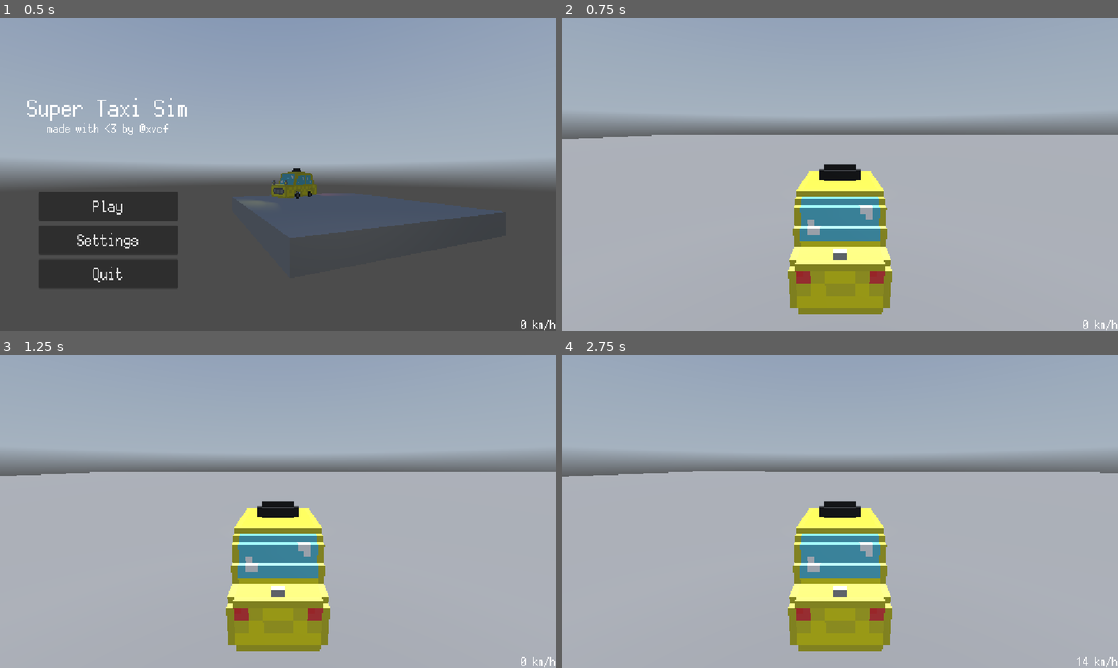
Above: before the commit, frames 1-4 (two rows, left to right).
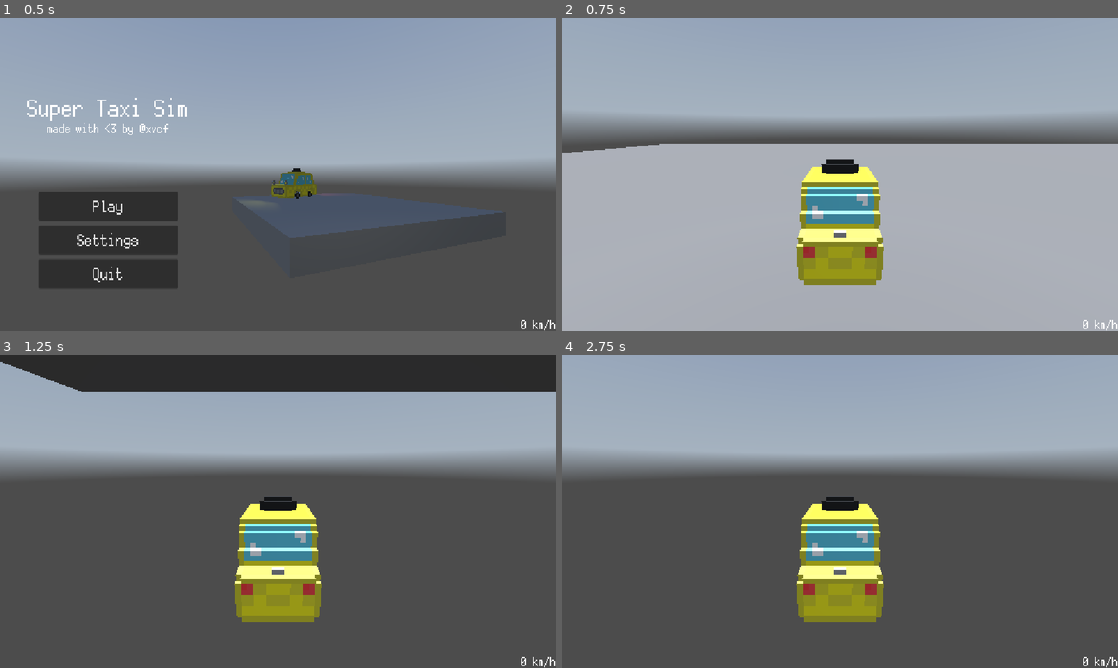
Above: after the commit, the same moments.

Repository: RafaeloxMC/super-taxi-sim
Game: Godot game, scene res://scenes/main_menu.tscn
The game is run twice, just before and just after one commit, with the same random seed, the same clock (stepped at 60 frames per second) and the same inputs. A sky picture missing from this copy of the repository is replaced by a grey-blue gradient.
Inputs:
- Up to frame 1 (0.5 s): no input
- Up to frame 2 (0.75 s): click "Play" at 0.5 s
- Up to frame 3 (1.25 s): no input
- Up to frame 4 (2.75 s): tap Enter at 1.25 s; hold Right (ui_right) 1.28-2.03 s; tap Alt at 1.35 s; tap Space at 2 s; hold Down (ui_down) from 2.03 s (still down); tap Shift at 2.1 s

Frame 1 is identical in both runs. In frame 2, 9.1% of the frame differs, in the area x 0-100%, y 37-95%; in frame 3, 72%, in the area x 0-100%, y 0-100%; in frame 4, 61%.

Commit message:
Worked on new car physics

Diff:
--- a/project.godot
+++ b/project.godot
@@ -27,6 +27,28 @@
 
 enabled=PackedStringArray("res://addons/godot_super-wakatime/plugin.cfg")
 
+[input]
+
+accelerate={
+"deadzone": 0.2,
+"events": [Object(InputEventKey,"resource_local_to_scene":false,"resource_name":"","device":-1,"window_id":0,"alt_pressed":false,"shift_pressed":false,"ctrl_pressed":false,"meta_pressed":false,"pressed":false,"keycode":0,"physical_keycode":87,"key_label":0,"unicode":119,"location":0,"echo":false,"script":null)
+]
+}
+brake={
+"deadzone": 0.2,
+"events": [Object(InputEventKey,"resource_local_to_scene":false,"resource_name":"","device":-1,"window_id":0,"alt_pressed":false,"shift_pressed":false,"ctrl_pressed":false,"meta_pressed":false,"pressed":false,"keycode":0,"physical_keycode":83,"key_label":0,"unicode":115,"location":0,"echo":false,"script":null)
+]
+}
+steer_left={
+"deadzone": 0.2,
+"events": [Object(InputEventKey,"resource_local_to_scene":false,"resource_name":"","device":-1,"window_id":0,"alt_pressed":false,"shift_pressed":false,"ctrl_pressed":false,"meta_pressed":false,"pressed":false,"keycode":0,"physical_keycode":65,"key_label":0,"unicode":97,"location":0,"echo":false,"script":null)
+]
+}
+steer_right={
+"deadzone": 0.2,
+"events": []
+}
+
 [rendering]
 
 renderer/rendering_method="gl_compatibility"
--- a/scenes/taxi.tscn
+++ b/scenes/taxi.tscn
@@ -1,44 +1,65 @@
-[gd_scene load_steps=5 format=3 uid="uid://8wv5dau7tb2h"]
+[gd_scene load_steps=6 format=3 uid="uid://8wv5dau7tb2h"]
 
 [ext_resource type="PackedScene" uid="uid://cgruhf0xq2sig" path="res://assets/models/taxi.gltf" id="1_i2df7"]
 [ext_resource type="Script" uid="uid://8r5je374hedj" path="res://scripts/taxi.gd" id="1_qfcln"]
 [ext_resource type="PackedScene" uid="uid://b72tgd6dopu1q" path="res://scenes/ingame_ui.tscn" id="3_a5vla"]
+[ext_resource type="PackedScene" uid="uid://dpqgq5wsh7vw1" path="res://assets/models/taxi_wheels.gltf" id="4_vmegq"]
 
-[sub_resource type="BoxShape3D" id="BoxShape3D_qfcln"]
-size = Vector3(1.4013672, 2.0057983, 3.2008057)
+[sub_resource type="SphereShape3D" id="SphereShape3D_vmegq"]
 
-[node name="Taxi" type="CharacterBody3D"]
+[node name="Taxi" type="RigidBody3D"]
 script = ExtResource("1_qfcln")
 
-[node name="Model" parent="." instance=ExtResource("1_i2df7")]
+[node name="Car" type="Node3D" parent="."]
+
+[node name="Model" parent="Car" instance=ExtResource("1_i2df7")]
 transform = Transform3D(0.1, 0, 0, 0, 0.1, 0, 0, 0, 0.1, 0.19850981, 0, 0)
 
-[node name="Front Lights" type="Node3D" parent="Model"]
+[node name="Front Lights" type="Node3D" parent="Car/Model"]
 transform = Transform3D(10, 0, 0, 0, 10, 0, 0, 0, 10, -1.9850981, 0, 0)
 
-[node name="Right" type="SpotLight3D" parent="Model/Front Lights"]
+[node name="Right" type="SpotLight3D" parent="Car/Model/Front Lights"]
 transform = Transform3D(-1, 0, -8.742278e-08, 0, 1, 0, 8.742278e-08, 0, -1, -0.54945457, 1.0487045, 1.499769)
 light_color = Color(1, 1, 0.3529412, 1)
 
-[node name="Left" type="SpotLight3D" parent="Model/Front Lights"]
+[node name="Left" type="SpotLight3D" parent="Car/Model/Front Lights"]
 transform = Transform3D(-1, 0, -8.742278e-08, 0, 1, 0, 8.742278e-08, 0, -1, 0.54689085, 1.0487045, 1.499769)
 light_color = Color(1, 1, 0.3529412, 1)
 
-[node name="Back Lights" type="Node3D" parent="Model"]
+[node name="Back Lights" type="Node3D" parent="Car/Model"]
 
-[node name="Left" type="SpotLight3D" parent="Model/Back Lights"]
+[node name="Left" type="SpotLight3D" parent="Car/Model/Back Lights"]
 transform = Transform3D(1, 0, 0, 0, 1, 0, 0, 0, 1, 3.001744, 6.997325, -16.069029)
 light_color = Color(1, 0.36778843, 0.3002166, 1)
 
-[node name="Right" type="SpotLight3D" parent="Model/Back Lights"]
+[node name="Right" type="SpotLight3D" parent="Car/Model/Back Lights"]
 transform = Transform3D(1, 0, 0, 0, 1, 0, 0, 0, 1, -7.002406, 6.997325, -16.069029)
 light_color = Color(1, 0.36778843, 0.3002166, 1)
 
-[node name="CollisionShape3D" type="CollisionShape3D" parent="."]
-transform = Transform3D(1, 0, 0, 0, 1, 0, 0, 0, 1, -0.0012462139, 1.0018616, 0.0017700195)
-shape = SubResource("BoxShape3D_qfcln")
+[node name="Wheels" type="Node3D" parent="Car/Model"]
+transform = Transform3D(10, 0, 0, 0, 10, 0, 0, 0, 10, -1.9850981, 0, 0)
+
+[node name="br" parent="Car/Model/Wheels" instance=ExtResource("4_vmegq")]
+transform = Transform3D(0.1, 0, 0, 0, 0.1, 0, 0, 0, 0.1, 0.19951046, 0, -1.2997658)
+
+[node name="bl" parent="Car/Model/Wheels" instance=ExtResource("4_vmegq")]
+transform = Transform3D(0.1, 0, 0, 0, 0.1, 0, 0, 0, 0.1, 1.4983988, -0.00020113587, -1.2997658)
+
+[node name="fr" parent="Car/Model/Wheels" instance=ExtResource("4_vmegq")]
+transform = Transform3D(0.1, 0, 0, 0, 0.1, 0, 0, 0, 0.1, 0.19951046, 0, 0.00019013882)
+
+[node name="fl" parent="Car/Model/Wheels" instance=ExtResource("4_vmegq")]
+transform = Transform3D(0.1, 0, 0, 0, 0.1, 0, 0, 0, 0.1, 1.4983988, -0.00044983625, 0.00019013882)
+
+[node name="RayCast3D" type="RayCast3D" parent="Car"]
+target_position = Vector3(0, -100, 0)
 
 [node name="Camera3D" type="Camera3D" parent="."]
-transform = Transform3D(-1, 1.9517145e-08, -8.521633e-08, 0, 0.9747612, 0.22325012, 8.742278e-08, 0.22325012, -0.9747612, 0, 2.6748052, -3.9805045)
+transform = Transform3D(-1, 1.9517145e-08, -8.521633e-08, 0, 0.9747612, 0.22325012, 8.742278e-08, 0.22325012, -0.9747612, -3.8146973e-06, 2.6687412, -4.529764)
+current = true
 
 [node name="IngameUI" parent="Camera3D" instance=ExtResource("3_a5vla")]
+
+[node name="CollisionShape3D" type="CollisionShape3D" parent="."]
+transform = Transform3D(2.25, 0, 0, 0, 2.25, 0, 0, 0, 2.25, 0, 1.1343803, 0)
+shape = SubResource("SphereShape3D_vmegq")
--- a/scenes/world.tscn
+++ b/scenes/world.tscn
@@ -16,7 +16,7 @@
 size = Vector3(11.035828, 5.369995, 1.7154541)
 
 [node name="Taxi" parent="." instance=ExtResource("1_nnsk1")]
-transform = Transform3D(1, 0, 0, 0, 1, 0, 0, 0, 1, -0.68463945, 0.74752903, -0.51555824)
+transform = Transform3D(1, 0, 0, 0, 1, 0, 0, 0, 1, -0.68463945, 13.890732, -0.51555824)
 
 [node name="DirectionalLight3D" type="DirectionalLight3D" parent="."]
 transform = Transform3D(1, 0, 0, 0, -4.371139e-08, 1, 0, -1, -4.371139e-08, 0, 11.245623, 0)
--- a/scripts/ingame_ui.gd
+++ b/scripts/ingame_ui.gd
@@ -10,5 +10,5 @@
 
 
 # Called every frame. 'delta' is the elapsed time since the previous frame.
-func _process(delta: float) -> void:
+func _process(_delta: float) -> void:
 	speed_label.text = str(abs(roundi(speed))) + " km/h"
--- a/scripts/taxi.gd
+++ b/scripts/taxi.gd
@@ -1,42 +1,44 @@
-extends CharacterBody3D
+extends RigidBody3D
+@onready var car_mesh = $"."
+@onready var body_mesh = $Car/Model
+@onready var ground_ray = $Car/RayCast3D
+@onready var fr: Node3D = $Car/Model/Wheels/fr
+@onready var fl: Node3D = $Car/Model/Wheels/fl
+var body_tilt = 35
+var sphere_offset = Vector3.DOWN
+var acceleration = 35.0
+var steering = 18.0
+var turn_speed = 4.0
+var turn_stop_limit = 0.75
+var speed_input = 0
+var turn_input = 0
 
-@export var acceleration: float = 20.0
-@export var max_speed: float = 15.0
-@export var friction: float = 0.1
-@export var steer_speed: float = 8.0
-@export var steer_limit: float = 1.2
-@export var gravity: float = 20.0
+func _physics_process(delta):
+	car_mesh.position = position + sphere_offset
+	if ground_ray.is_colliding():
+		apply_central_force(-car_mesh.global_transform.basis.z * speed_input)
 
-@onready var ingame_ui: Control = $Camera3D/IngameUI
+func _process(delta):
+	if not ground_ray.is_colliding():
+		print("Ground is not colliding!")
+		return
+	speed_input = Input.get_axis("brake", "accelerate") * acceleration
+	turn_input = Input.get_axis("steer_right", "steer_left") * deg_to_rad(steering)
+	fr.rotation.y = turn_input
+	fl.rotation.y = turn_input
 
-var current_speed: float = 0.0
-var steer_angle: float = 0.0
+	if linear_velocity.length() > turn_stop_limit:
+		var new_basis = car_mesh.global_transform.basis.rotated(car_mesh.global_transform.basis.y, turn_input)
+		car_mesh.global_transform.basis = car_mesh.global_transform.basis.slerp(new_basis, turn_speed * delta)
+		car_mesh.global_transform = car_mesh.global_transform.orthonormalized()
+		var t = -turn_input * linear_velocity.length() / body_tilt
+		body_mesh.rotation.z = lerp(body_mesh.rotation.z, t, 5.0 * delta)
+		if ground_ray.is_colliding():
+			var n = ground_ray.get_collision_normal()
+			var xform = align_with_y(car_mesh.global_transform, n)
+			car_mesh.global_transform = car_mesh.global_transform.interpolate_with(xform, 10.0 * delta)
 
-func _physics_process(delta: float) -> void:
-	if not is_on_floor():
-		velocity.y -= gravity * delta
-
-	var input_forward: float = Input.get_action_strength("ui_down") - Input.get_action_strength("ui_up")
-	var input_turn: float = Input.get_action_strength("ui_right") - Input.get_action_strength("ui_left")
-
-	var target_steer: float = input_turn
-	var speed_factor: float = abs(current_speed) / max_speed
-	var direction_factor: float = 1.0 if current_speed >= 0.0 else -0.7
-	target_steer *= clampf(speed_factor, 0.1, 1.0) * direction_factor
-
-	steer_angle = lerp(steer_angle, target_steer * steer_limit, steer_speed * delta)
-	rotate_y(steer_angle * delta)
-
-	var desired_speed: float = input_forward * max_speed
-	current_speed = move_toward(current_speed, desired_speed, acceleration * delta)
-
-	if abs(input_forward) < 0.01:
-		current_speed = move_toward(current_speed, 0.0, friction * delta)
-
-	var forward_direction: Vector3 = -transform.basis.z
-	velocity.x = forward_direction.x * current_speed
-	velocity.z = forward_direction.z * current_speed
-
-	ingame_ui.speed = current_speed
-
-	move_and_slide()
+func align_with_y(xform, new_y):
+	xform.basis.y = new_y
+	xform.basis.x = -xform.basis.z.cross(new_y)
+	return xform.orthonormalized()
Not shown, changed: assets/models/taxi.gltf
Not shown, added: assets/models/taxi_wheels.gltf
Not shown, added: assets/models/taxi_wheels.gltf.import
